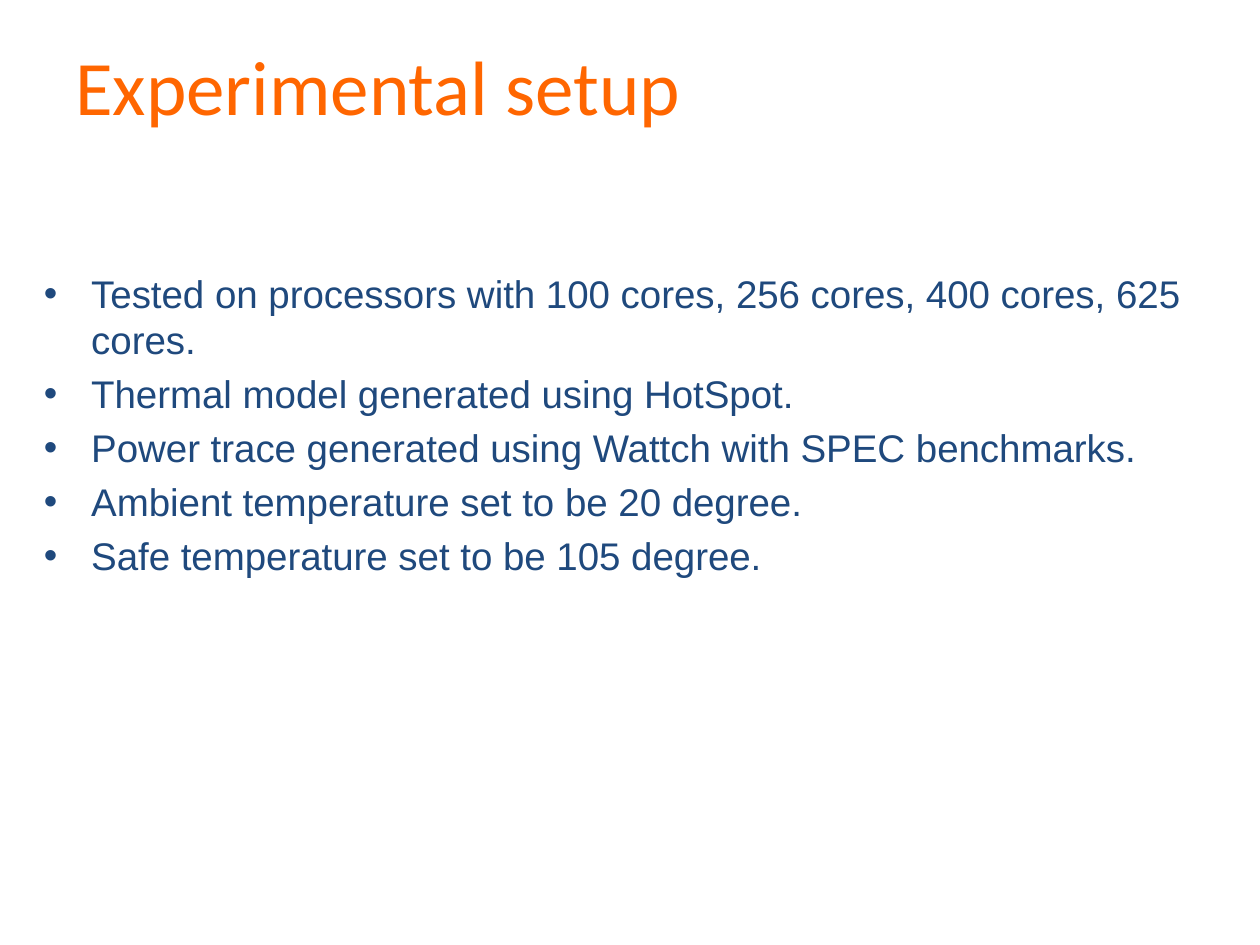
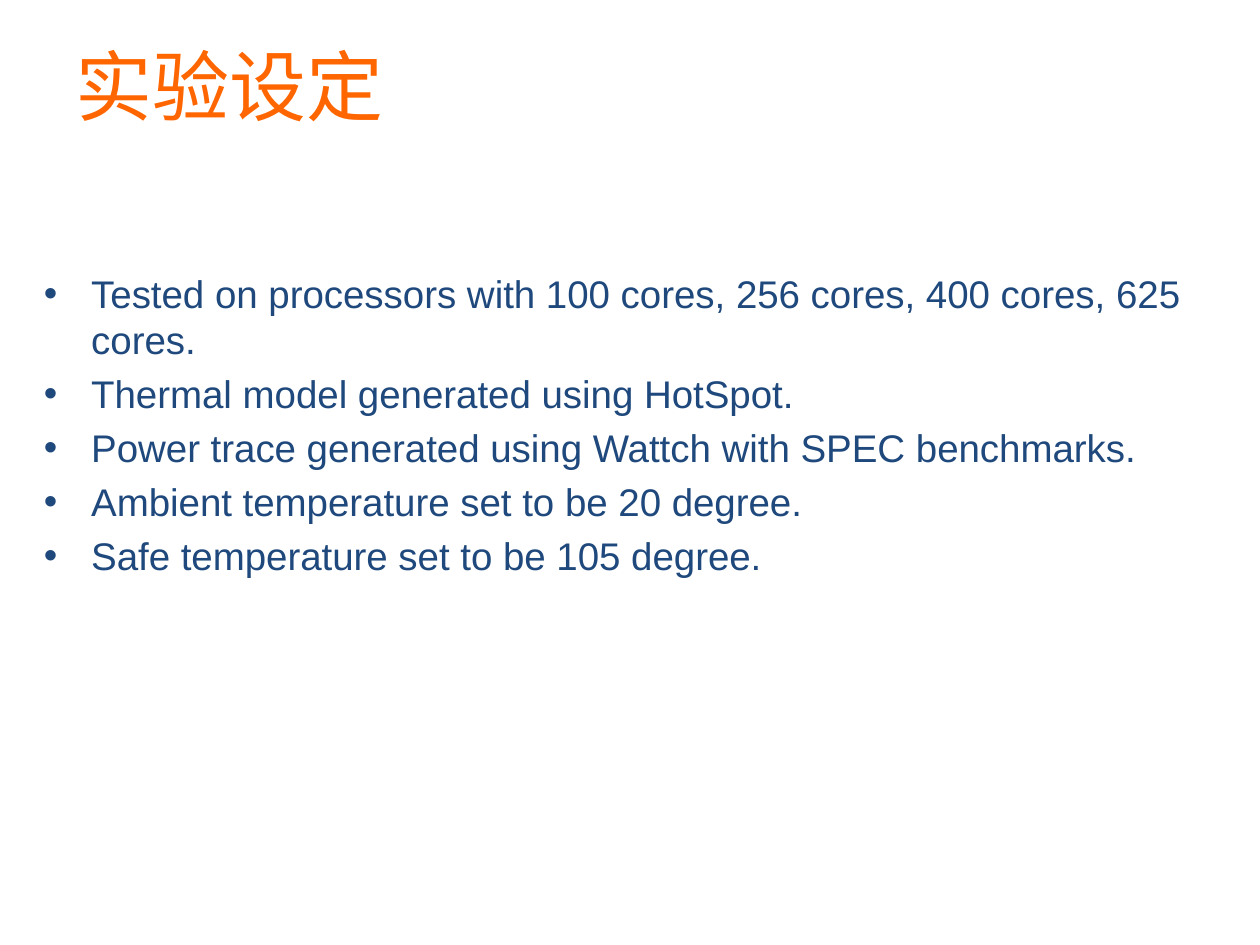
Before and after one commit to martian9/xin-yuan-houqin, a slide deck: slide 16 of ppt/majian.pptx (slide 18 before the commit). Drawn at 1260x945 pixels with LibreOffice and Linux fonts; fonts in the diff are those of the drawing. Boxes give left, top, right and bottom in pixels: in the first picture for what was removed or moved away, otherwise in the second. Text is boxed around its words. In the diff, an @@ line names an element or a change of style, - is before the commit and + after.

```diff
--- a/ppt/majian.pptx
+++ b/ppt/majian.pptx
@@ text at (75, 50, 383, 122): text changed; font Calibri to Noto Sans CJK SC @@
-Experimental setup
+实验设定
```
Also in this commit, not shown: 5 other slides changed, 6 slides added, 8 slides removed.
